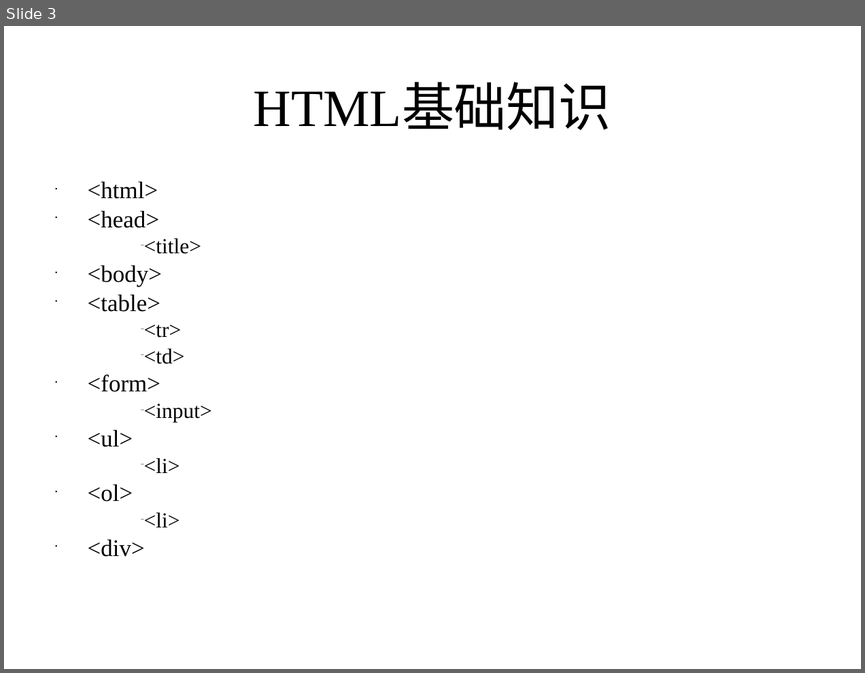
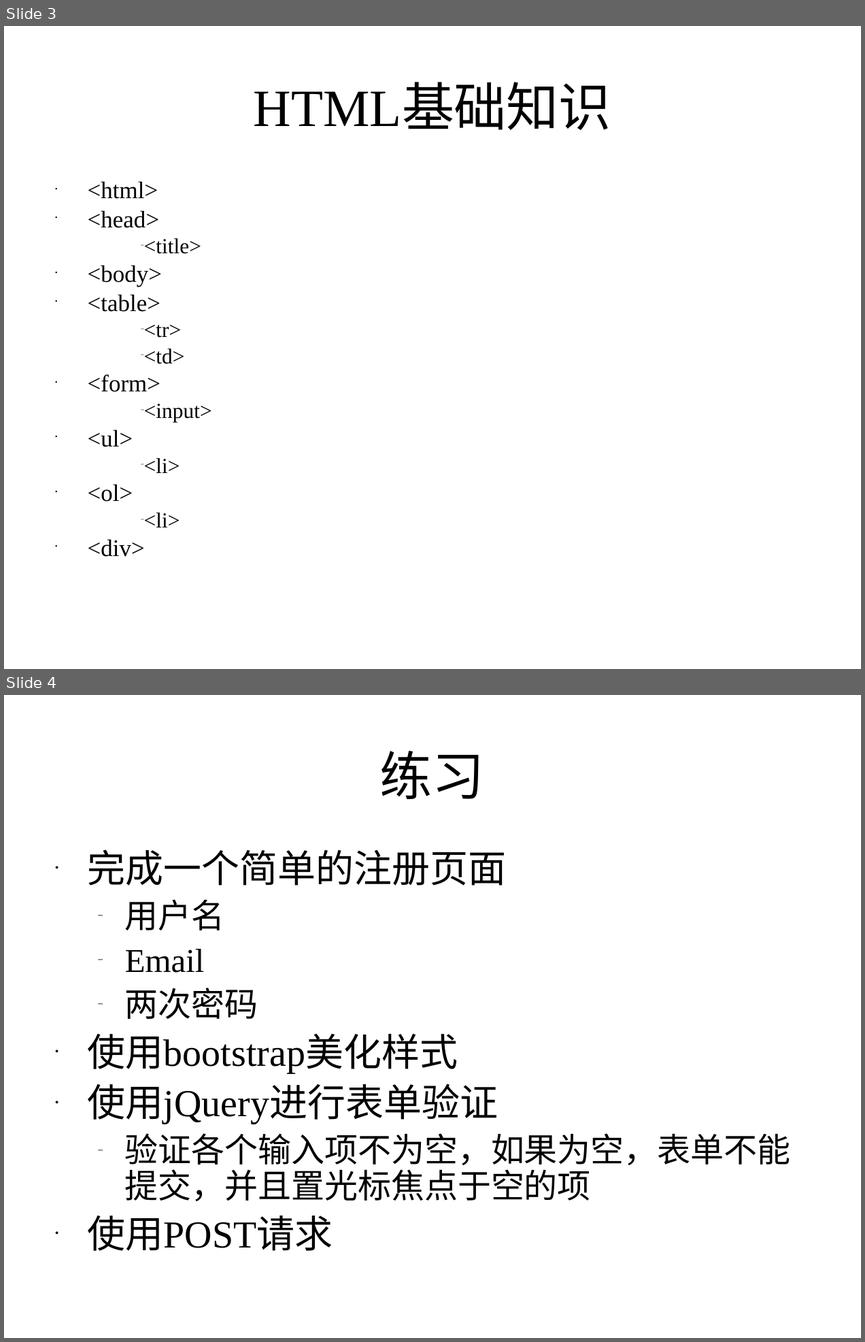
Before and after one commit to zhutao2015/JavaCourse, a slide deck: lesson13/html.ppt. Shown one above the other, each under a label of ours: slide 3 before the commit, slides 3 and 4 after it. The pictures are 865x673 and 865x1342 pixels, drawn with LibreOffice and Linux fonts; fonts in the diff are those of the drawing. Boxes give left, top, right and bottom in pixels: in the first picture for what was removed or moved away, otherwise in the second. Text is boxed around its words. In the diff, an @@ line names an element or a change of style, - is before the commit and + after.

Commit message:
update ppt'

```diff
--- a/lesson13/html.ppt
+++ b/lesson13/html.ppt
@@ slide 4 added at [4, 695, 861, 1338], background #FFFFFF @@
@@ title added at [380, 751, 485, 799], 44 pt, text #000000 @@
+练习
@@ text added at [88, 849, 791, 1251], 32 pt, text #000000 @@
+• 完成一个简单的注册页面
+  – 用户名
+  – Email
+  – 两次密码
+• 使用bootstrap美化样式
+• 使用jQuery进行表单验证
+  – 验证各个输入项不为空，如果为空，表单不能提交，并且置光标焦点于空的项
+• 使用POST请求
```
Also in this commit, not shown: 1 other file.
